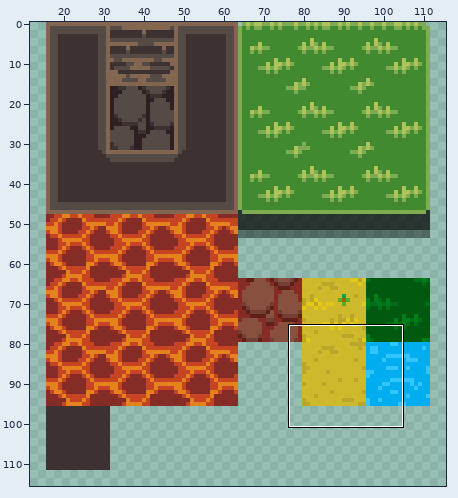
File history of a sprite sheet, xavwi/sprites/spr_tileset/36869dbf-ae9d-4b36-9a9a-08e0ab74d417.png. Above: a wide view before the commit, with the close-up outlined.
Close-up. Earlier state:
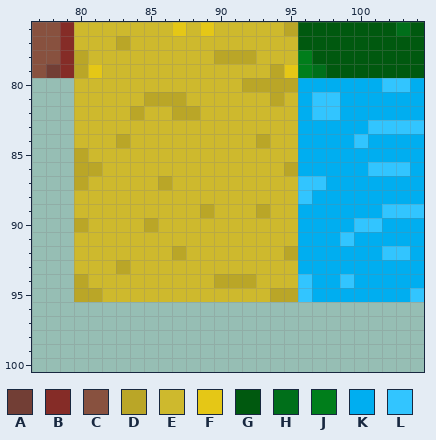
The file is 128x128 pixels. Shown: x 77..104, y 76..100. The wide view leaves out empty margins.
Palette (. is transparent): A #723e35  B #852c27  C #88513f  D #baa627  E #ceb92d  F #e5c716  G #00590f  H #006f1a  J #007e1b  K #00aef0  L #32c5ff
Pixels before, first column x 77:
76 CCBEEEEEEEFEFEEEEEDGGGGGGGHG
77 CCBEEEDEEEEEEEEEEEEGGGGGGGGG
78 CCBDEEEEEEEEEDDDEEEJGGGGGGGG
79 CABDFEEEEEEEEEEEEDFJHGGGGGGG
80 ...EEEEEEEEEEEEDDDDKKKKKKLLK
81 ...EEEEEDDDEEEEEEDEKLLKKKKKK
82 ...EEEEDEEDDEEEEEEEKLLKKKKKK
83 ...EEEEEEEEEEEEEEEEKKKKKLLLL
84 ...EEEDEEEEEEEEEDEEKKKKLKKKK
85 ...DEEEEEEEEEEEEEEEKKKKKKKKK
86 ...DDEEEEEEEEEEEEEDKKKKKLLLK
87 ...DEEEEEDEEEEEEEEELLKKKKKKK
88 ...EEEEEEEEEEEEEEEELKKKKKKKK
89 ...EEEEEEEEEDEEEDEEKKKKKKLLL
90 ...DEEEEDEEEEEEEEEEKKKKLLKKK
91 ...EEEEEEEEEEEEEEEEKKKLKKKKK
92 ...EEEEEEEDEEEEEEEDKKKKKKLLK
93 ...EEEDEEEEEEEEEEEEKKKKKKKKK
94 ...DEEEEEEEEEDDDEEELKKLKKKKK
95 ...DDEEEEEEEEEEEEDDLKKKKKKKL
The same view after the edit:
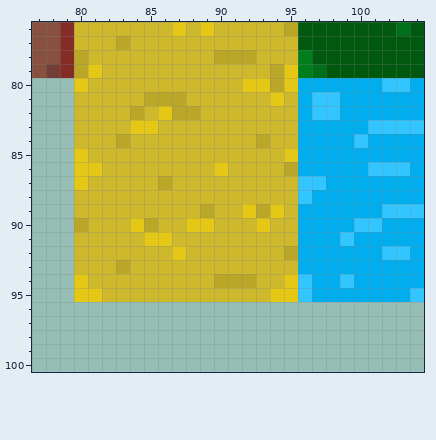
The edit:
Changed rows in their new state; - is an unchanged pixel.
first column x 80:
 80 F-----------FF-F
 81 --------------F-
 82 ------F---------
 83 ----FF----------
 85 F--------------F
 86 FF--------F-----
 87 F---------------
 89 ------------F-F-
 90 ----F---FF---F--
 91 -----FF---------
 92 -------F--------
 94 F--------------F
 95 FF------------FF
Pixel boxes of the changes (left, top, right, bottom) in both close-ups:
changed: (74, 78, 298, 302)
